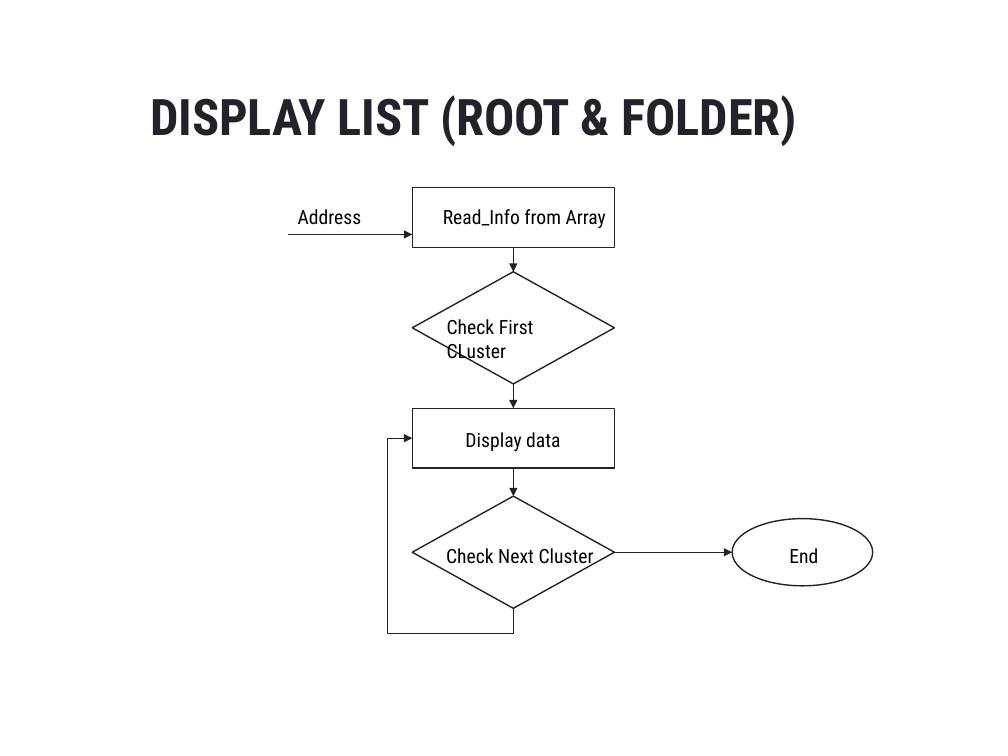
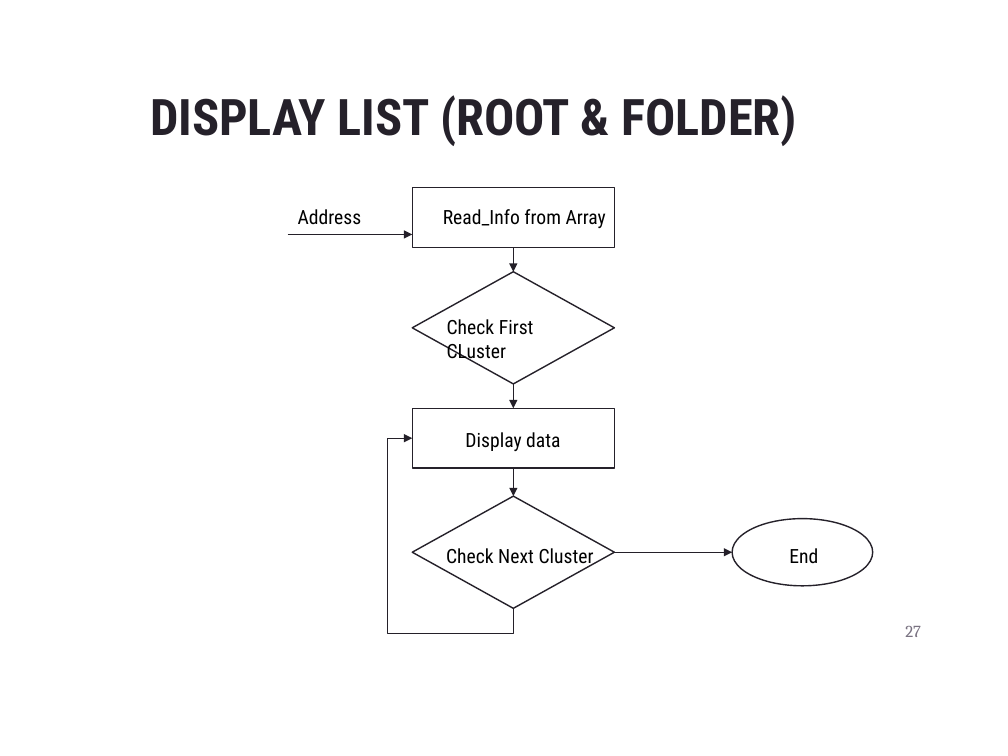
Before and after one commit to LVHUNG21/READ_FILE_FAT12, a slide deck: slide 27 of Mock_Project.pptx (slide 26 before the commit). Drawn at 1008x756 pixels with LibreOffice and Linux fonts; fonts in the diff are those of the drawing; background and template pictures are left out. Boxes give left, top, right and bottom in pixels: in the first picture for what was removed or moved away, otherwise in the second. Text is boxed around its words. In the diff, an @@ line names an element or a change of style, - is before the commit and + after.

```diff
--- a/Mock_Project.pptx
+++ b/Mock_Project.pptx
@@ page number added at (905,626,921,637), 12 pt, text #797281 @@
+27
```
Also in this commit, not shown: 29 other slides changed, 1 slide added.
